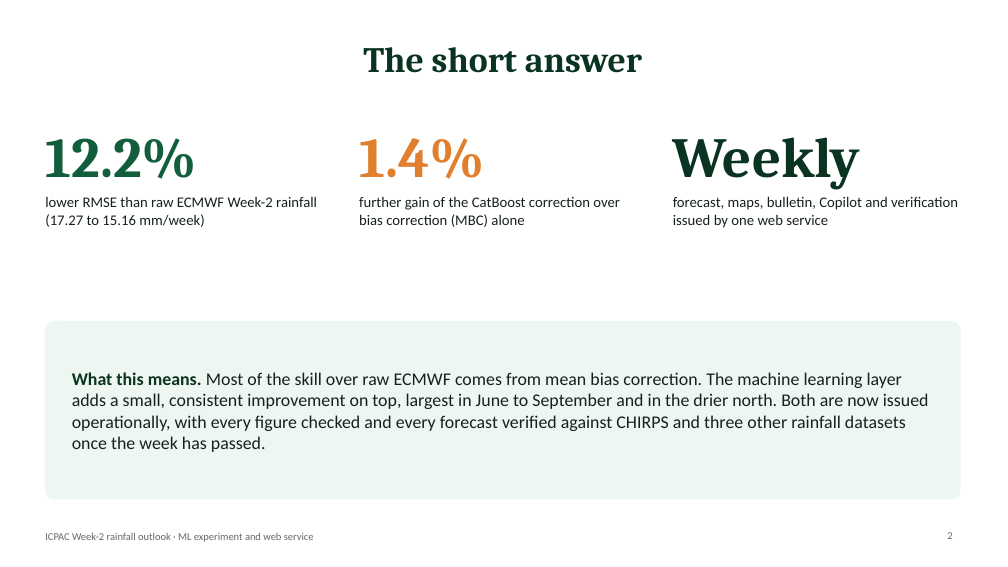
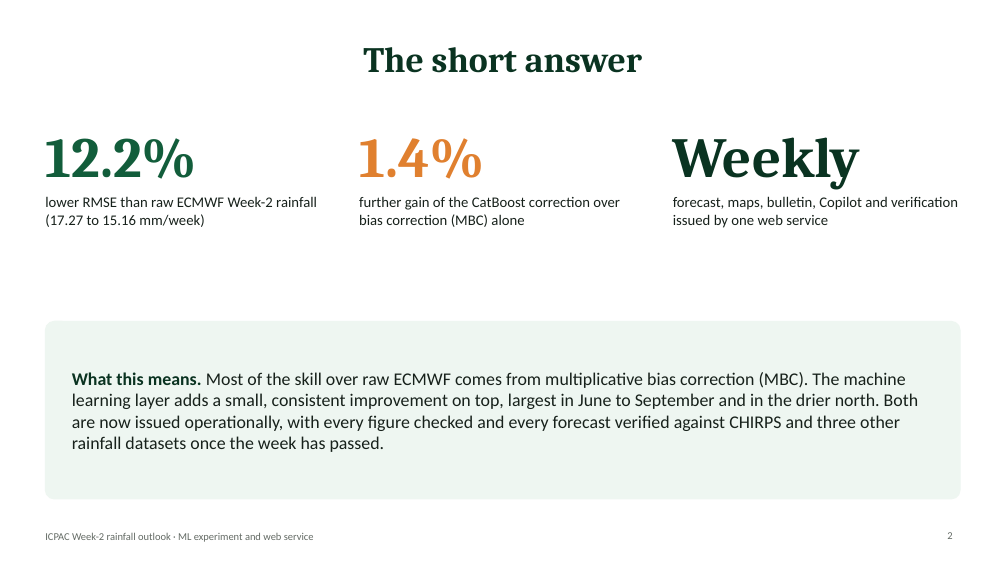
Before and after one commit to Joe254h/ICPAC_ML_AI_PRODUCT, a slide deck: slide 2 of docs/presentation/ICPAC_Week2_ML_Project.pptx. Drawn at 1008x567 pixels with LibreOffice and Linux fonts; fonts in the diff are those of the drawing. Boxes give left, top, right and bottom in pixels: in the first picture for what was removed or moved away, otherwise in the second. Text is boxed around its words. In the diff, an @@ line names an element or a change of style, - is before the commit and + after.

```diff
--- a/docs/presentation/ICPAC_Week2_ML_Project.pptx
+++ b/docs/presentation/ICPAC_Week2_ML_Project.pptx
@@ text at [72,372,918,452]: text changed @@
-What this means. Most of the skill over raw ECMWF comes from mean bias correction. The machine learning layer adds a small, consistent improvement on top, largest in June to September and in the drier north. Both are now issued operationally, with every figure checked and every forecast verified against CHIRPS and three other rainfall datasets once the week has passed.
+What this means. Most of the skill over raw ECMWF comes from multiplicative bias correction (MBC). The machine learning layer adds a small, consistent improvement on top, largest in June to September and in the drier north. Both are now issued operationally, with every figure checked and every forecast verified against CHIRPS and three other rainfall datasets once the week has passed.
```
Also in this commit, not shown: 7 other slides changed, 4 other files.
